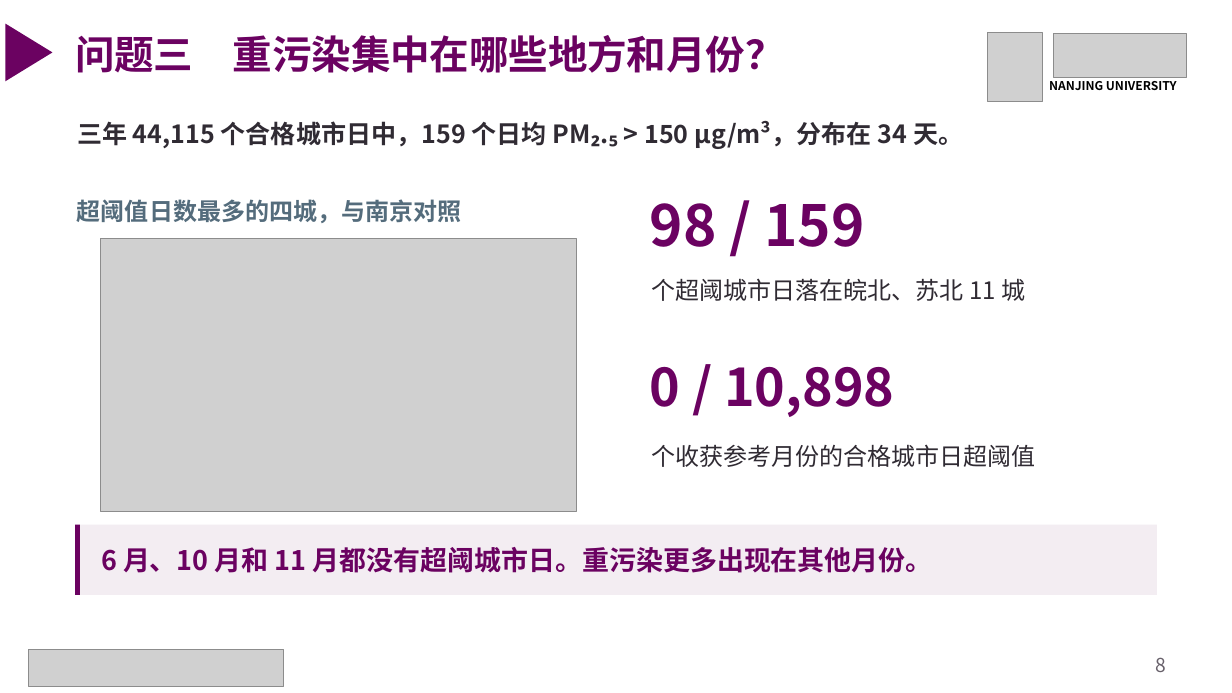
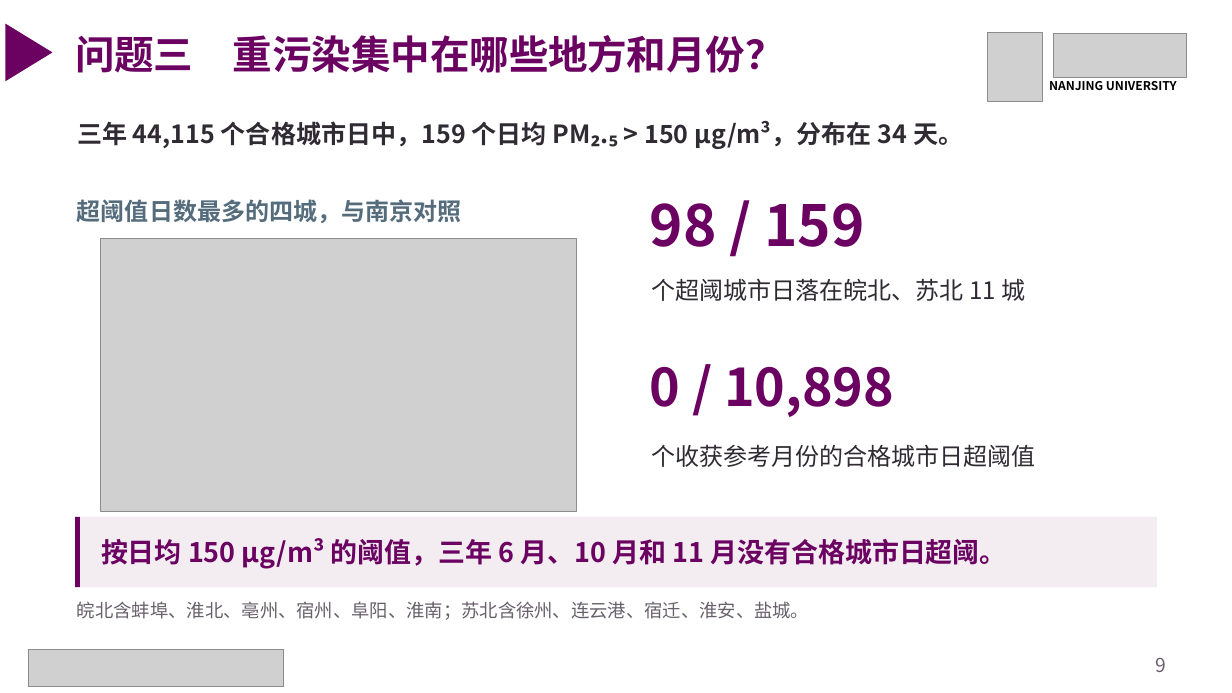
Before and after one commit to gxm-nju/china-air-pollution, a slide deck: slide 9 of docs/课堂展示.pptx (slide 8 before the commit). Drawn at 1232x693 pixels with LibreOffice and Linux fonts; fonts in the diff are those of the drawing; grey boxes stand for pictures. Boxes give left, top, right and bottom in pixels: in the first picture for what was removed or moved away, otherwise in the second. Text is boxed around its words. In the diff, an @@ line names an element or a change of style, - is before the commit and + after.

Commit message:
完成120段城市污染过程筛查并发布实验总说明

```diff
--- a/docs/课堂展示.pptx
+++ b/docs/课堂展示.pptx
@@ rectangle: place and size @@
-rectangle at (75, 525, 1157, 595)
+rectangle at (75, 517, 1157, 587)
@@ rectangle: place and size @@
-rectangle at (75, 525, 79, 595)
+rectangle at (75, 517, 79, 587)
@@ text at (101, 538, 1006, 569): text changed @@
-6 月、10 月和 11 月都没有超阈城市日。重污染更多出现在其他月份。
+按日均 150 µg/m³ 的阈值，三年 6 月、10 月和 11 月没有合格城市日超阈。
@@ text added at (77, 601, 809, 620), 14.2 pt, text #68616B @@
+皖北含蚌埠、淮北、亳州、宿州、阜阳、淮南；苏北含徐州、连云港、宿迁、淮安、盐城。
@@ text at (1156, 657, 1167, 672): text changed @@
-8
+9
```
Also in this commit, not shown: 7 other slides changed, 3 slides added, 1 slide removed, 20 other files.
